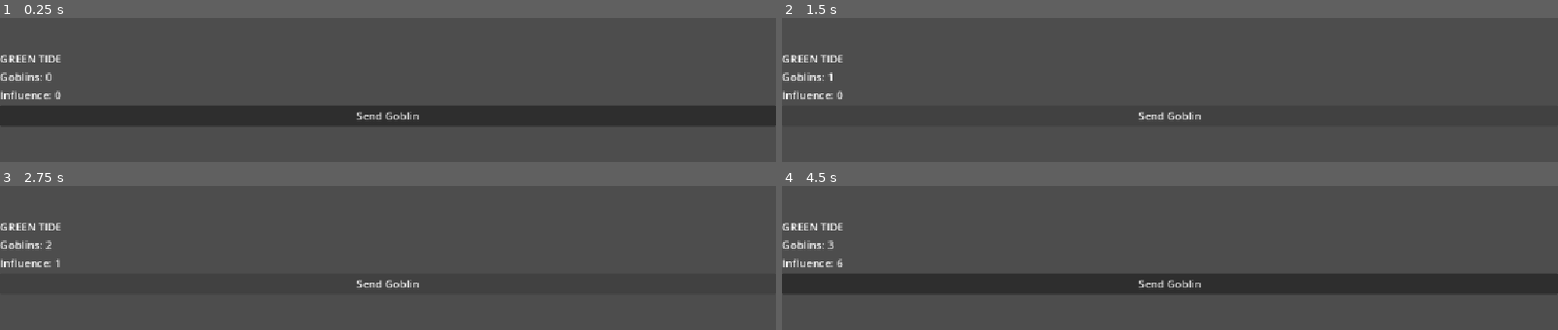
Above: before the commit, frames 1-4 (two rows, left to right).
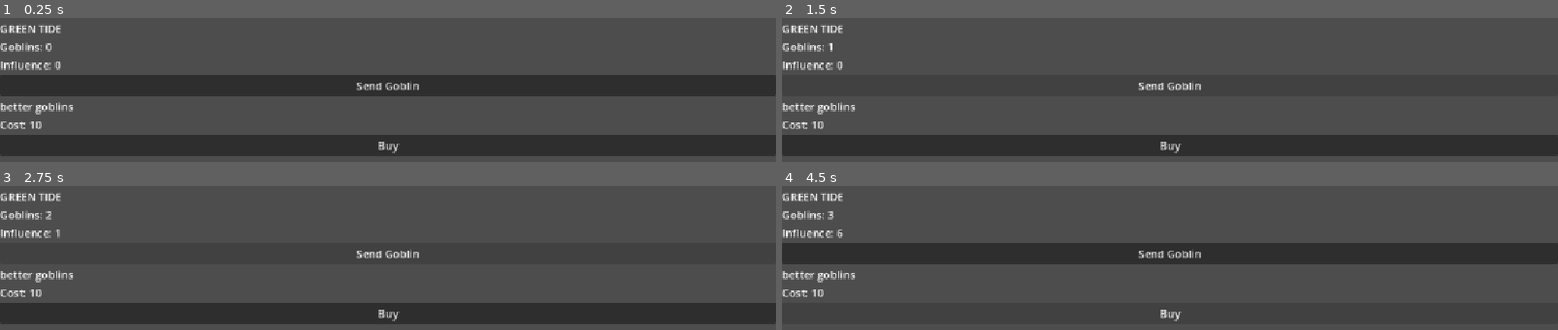
Above: after the commit, the same moments.

Repository: RCorpy/worlddomination
Game: Godot game, scene res://scenes/main/game.tscn
Two runs of this game, one before a commit and one after it. Both use one fixed random seed, a clock stepped at 60 frames per second and the inputs below.
Inputs (mouse positions are in pixels of both pictures, inside the frame that each line leads up to):
- Up to frame 1 (0.25 s): no input
- Up to frame 2 (1.5 s): click (1170, 144) at 0.5 s, where only the run after the commit has a clickable "Buy"; click "Send Goblin" at 1.25 s
- Up to frame 3 (2.75 s): click "Send Goblin" at 2 s
- Up to frame 4 (4.5 s): click (1170, 312) at 2.75 s, where only the run after the commit has a clickable "Buy"; click "Send Goblin" at 3.5 s; click (1170, 312) at 4.25 s, where only the run after the commit has a clickable "Buy"

The runs differ from the first frame. In frame 1, 44% of the frame differs, in the area x 0-100%, y 5-96%; in frame 2, 17%; in frame 3, 17%; in frame 4, 29%.

Commit message:
can buy an upgrade

Diff:
--- /dev/null
+++ b/resources/game_data/incursion_upgrades/better_goblins.tres
@@ -0,0 +1,19 @@
+[gd_resource type="Resource" script_class="Upgrade" format=3 uid="uid://ym4lx0hd5w42"]
+
+[ext_resource type="Script" uid="uid://dgfivywcrcd5i" path="res://scripts/data/modifier.gd" id="1_jdpm0"]
+[ext_resource type="Script" uid="uid://dbhugo3wjl3hm" path="res://scripts/data/upgrade.gd" id="2_2ebpt"]
+
+[sub_resource type="Resource" id="Resource_24jx7"]
+script = ExtResource("1_jdpm0")
+effect = 2
+value = 1.0
+metadata/_custom_type_script = "uid://dgfivywcrcd5i"
+
+[resource]
+script = ExtResource("2_2ebpt")
+id = "1"
+title = "better goblins"
+description = "a little more sofisticated"
+price = 10
+modifiers = Array[ExtResource("1_jdpm0")]([SubResource("Resource_24jx7")])
+metadata/_custom_type_script = "uid://dbhugo3wjl3hm"
--- a/scenes/main/game.tscn
+++ b/scenes/main/game.tscn
@@ -5,6 +5,9 @@
 [ext_resource type="Script" uid="uid://dhoi05g5r6gky" path="res://scripts/managers/resource_manager.gd" id="2_ma5rq"]
 [ext_resource type="Script" uid="uid://ovasohhnunwa" path="res://scripts/managers/production_calculator.gd" id="4_gsayk"]
 [ext_resource type="Script" uid="uid://b8yq0quvvvyrp" path="res://scripts/managers/run_manager.gd" id="5_gf1f2"]
+[ext_resource type="Script" uid="uid://dv1hrattdgskp" path="res://scripts/managers/upgrade_manager.gd" id="6_em1bs"]
+[ext_resource type="Script" uid="uid://dbhugo3wjl3hm" path="res://scripts/data/upgrade.gd" id="7_kjrfb"]
+[ext_resource type="Resource" uid="uid://ym4lx0hd5w42" path="res://resources/game_data/incursion_upgrades/better_goblins.tres" id="8_se30j"]
 
 [node name="Game" type="Node" unique_id=1976192267]
 script = ExtResource("1_e3dby")
@@ -27,3 +30,7 @@
 
 [node name="Timer" type="Timer" parent="Managers/RunManager" unique_id=706786594]
 autostart = true
+
+[node name="UpgradeManager" type="Node" parent="Managers" unique_id=1041499090]
+script = ExtResource("6_em1bs")
+available_upgrades = Array[ExtResource("7_kjrfb")]([ExtResource("8_se30j")])
--- a/scenes/ui/ui.tscn
+++ b/scenes/ui/ui.tscn
@@ -1,6 +1,7 @@
 [gd_scene format=3 uid="uid://24fqdsi6k1of"]
 
 [ext_resource type="Script" uid="uid://cl485fc7wmlv" path="res://scripts/ui/ui.gd" id="1_u7n8c"]
+[ext_resource type="PackedScene" uid="uid://dsk4olg6wkedl" path="res://scenes/ui/upgrade_item.tscn" id="2_f5cxw"]
 
 [node name="UI" type="Control" unique_id=1466191548]
 layout_mode = 3
@@ -10,6 +11,7 @@
 grow_horizontal = 2
 grow_vertical = 2
 script = ExtResource("1_u7n8c")
+upgrade_item_scene = ExtResource("2_f5cxw")
 
 [node name="MarginContainer" type="MarginContainer" parent="." unique_id=1725903591]
 layout_mode = 1
--- /dev/null
+++ b/scenes/ui/upgrade_item.tscn
@@ -0,0 +1,19 @@
+[gd_scene format=3 uid="uid://dsk4olg6wkedl"]
+
+[ext_resource type="Script" uid="uid://eofngladbper" path="res://scripts/ui/upgrade_item.gd" id="1_sdq3q"]
+
+[node name="UpgradeItem" type="VBoxContainer" unique_id=1155806171]
+script = ExtResource("1_sdq3q")
+
+[node name="UpgradeTitle" type="Label" parent="." unique_id=888769733]
+layout_mode = 2
+text = "Better Goblins"
+
+[node name="UpgradePrice" type="Label" parent="." unique_id=1046607326]
+layout_mode = 2
+text = "Price: 10"
+
+[node name="UpgradeButton" type="Button" parent="." unique_id=281777195]
+layout_mode = 2
+text = "Buy
+"
--- /dev/null
+++ b/scripts/data/modifier.gd
@@ -0,0 +1,29 @@
+class_name Modifier
+extends Resource
+
+enum Effect {
+	GOBLINS_PER_CLICK,
+	GOBLINS_PER_SECOND,
+	INFLUENCE_PER_GOBLIN,
+	RUN_DURATION,
+	EXPEDITIONS
+}
+
+enum Operation {
+	ADD,
+	SUBTRACT,
+	MULTIPLY,
+	UNLOCK
+}
+
+enum Target {
+	SELF,
+	KINGDOM,
+	CAMPAIGN
+}
+
+@export var effect: Effect
+@export var operation: Operation
+@export var target: Target
+@export var enabled: bool = true
+@export var value: float = 0
--- /dev/null
+++ b/scripts/data/upgrade.gd
@@ -0,0 +1,10 @@
+class_name Upgrade
+extends Resource
+
+@export var id: String
+@export var title: String
+@export_multiline var description: String
+
+@export var price: int = 0
+
+@export var modifiers: Array[Modifier]
--- a/scripts/game.gd
+++ b/scripts/game.gd
@@ -4,28 +4,39 @@
 @onready var resource_manager = $Managers/ResourceManager
 @onready var production_calculator = $Managers/ProductionCalculator
 @onready var run_manager = $Managers/RunManager
-
+@onready var upgrade_manager = $Managers/UpgradeManager
 
 func _ready() -> void:
 	ui.send_goblin_pressed.connect(_on_send_goblin_pressed)
+	ui.buy_upgrade_pressed.connect(_on_buy_upgrade_pressed)
 	run_manager.second_passed.connect(_on_second_passed)
+	resource_manager.influence_changed.connect(ui.set_influence)
 
 	#Actualizar UI cada vez que cambian los goblins
 	resource_manager.goblins_changed.connect(ui.set_goblins)
 
 	#actualizar UI para empezar
 	ui.set_goblins(resource_manager.get_goblins())
+	ui.set_influence(resource_manager.get_influence())
+
+	#setup del upgrade que habra que cambiar
+	ui.create_upgrades(upgrade_manager.available_upgrades)
 
 
 func _on_second_passed() -> void:
 	resource_manager.add_influence(
-		production_calculator.influence_per_second
+		production_calculator.get_influence_per_second(resource_manager.get_goblins())
 	)
-	ui.set_influence(resource_manager._influence)
+
 
 func _on_send_goblin_pressed() -> void:
 	resource_manager.add_goblins(production_calculator.goblins_per_click)
-	update_production()
 
-func update_production()->void:
-	production_calculator.recalculate_influence_per_second(resource_manager.get_goblins())
+func _on_buy_upgrade_pressed(upgrade: Upgrade):
+
+	if !resource_manager.spend_influence(upgrade.price):
+		return
+
+	upgrade_manager.buy_upgrade(upgrade)
+
+	production_calculator.recalculate()
--- a/scripts/managers/production_calculator.gd
+++ b/scripts/managers/production_calculator.gd
@@ -1,9 +1,41 @@
 extends Node
 
+@onready var upgrade_manager = $"../UpgradeManager"
+
 var goblins_per_click: int = 1
-var influence_per_goblin: int = 1
-var influence_per_second: int = 0
+var influence_per_goblin: float = 1
 var goblins_per_second: int = 0
 
-func recalculate_influence_per_second(goblins: int) -> void:
-	influence_per_second =  goblins * influence_per_goblin
+func recalculate() -> void:
+	recalculate_influence_per_goblin()
+	recalculate_goblins_per_click()
+	recalculate_goblins_per_second()
+
+func get_influence_per_second(goblins: int) -> int:
+	return  round(goblins * influence_per_goblin)
+
+func recalculate_influence_per_goblin() -> void:
+	influence_per_goblin = 1
+	var upgrades = upgrade_manager.get_purchased_upgrades()
+
+	for upgrade in upgrades:
+		var amount: int = upgrade_manager.get_upgrade_level(upgrade)
+		for modifier: Modifier in upgrade.modifiers:
+			if modifier.effect != Modifier.Effect.INFLUENCE_PER_GOBLIN:
+				continue
+
+			match modifier.operation:
+				Modifier.Operation.ADD:
+					influence_per_goblin += modifier.value * amount
+
+				Modifier.Operation.SUBTRACT:
+					influence_per_goblin -= modifier.value * amount
+
+				Modifier.Operation.MULTIPLY:
+					influence_per_goblin *= pow(modifier.value, amount)
+
+func recalculate_goblins_per_click():
+	return
+
+func recalculate_goblins_per_second():
+	return
--- /dev/null
+++ b/scripts/managers/upgrade_manager.gd
@@ -0,0 +1,18 @@
+extends Node
+
+@export var available_upgrades: Array[Upgrade]
+
+var purchased_upgrades: Dictionary[Upgrade, int] = {}
+
+func buy_upgrade(upgrade: Upgrade) -> bool:
+	if purchased_upgrades.has(upgrade):
+		purchased_upgrades[upgrade] += 1
+	else:
+		purchased_upgrades[upgrade] = 1
+	return true
+
+func get_upgrade_level(upgrade: Upgrade) -> int:
+	return purchased_upgrades.get(upgrade, 0)
+
+func get_purchased_upgrades() -> Dictionary[Upgrade, int]:
+	return purchased_upgrades
--- a/scripts/ui/ui.gd
+++ b/scripts/ui/ui.gd
@@ -3,8 +3,13 @@
 @onready var goblins_label: Label = $MarginContainer/VBoxContainer/GoblinsLabel
 @onready var influence_label: Label = $MarginContainer/VBoxContainer/InfluenceLabel
 @onready var send_button: Button = $MarginContainer/VBoxContainer/SendGoblinButton
+@onready var upgrades_container = $MarginContainer/VBoxContainer
+
+@export var upgrade_item_scene: PackedScene
+
 
 signal send_goblin_pressed
+signal buy_upgrade_pressed(upgrade: Upgrade)
 
 func _ready() -> void:
 	send_button.pressed.connect(_on_send_button_pressed)
@@ -17,3 +22,14 @@
 
 func _on_send_button_pressed() -> void:
 	send_goblin_pressed.emit()
+
+func _on_upgrade_pressed(upgrade: Upgrade):
+
+	buy_upgrade_pressed.emit(upgrade)
+
+func create_upgrades(upgrades: Array[Upgrade]):
+	for upgrade in upgrades:
+		var item = upgrade_item_scene.instantiate()
+		upgrades_container.add_child(item)
+		item.setup(upgrade)
+		item.buy_pressed.connect(_on_upgrade_pressed)
--- /dev/null
+++ b/scripts/ui/upgrade_item.gd
@@ -0,0 +1,25 @@
+class_name UpgradeItem
+
+extends VBoxContainer
+
+@onready var title_label: Label = $UpgradeTitle
+@onready var price_label: Label = $UpgradePrice
+@onready var buy_button: Button = $UpgradeButton
+
+signal buy_pressed(upgrade: Upgrade)
+
+var upgrade: Upgrade
+
+
+func setup(new_upgrade: Upgrade) -> void:
+	upgrade = new_upgrade
+	title_label.text = new_upgrade.title
+	price_label.text = "Cost: %d" % new_upgrade.price
+
+
+func _ready() -> void:
+	buy_button.pressed.connect(_on_buy_pressed)
+
+
+func _on_buy_pressed() -> void:
+	buy_pressed.emit(upgrade)
Not shown, added: scripts/data/modifier.gd.uid
Not shown, added: scripts/data/upgrade.gd.uid
Not shown, added: scripts/managers/upgrade_manager.gd.uid
Not shown, added: scripts/ui/upgrade_item.gd.uid
